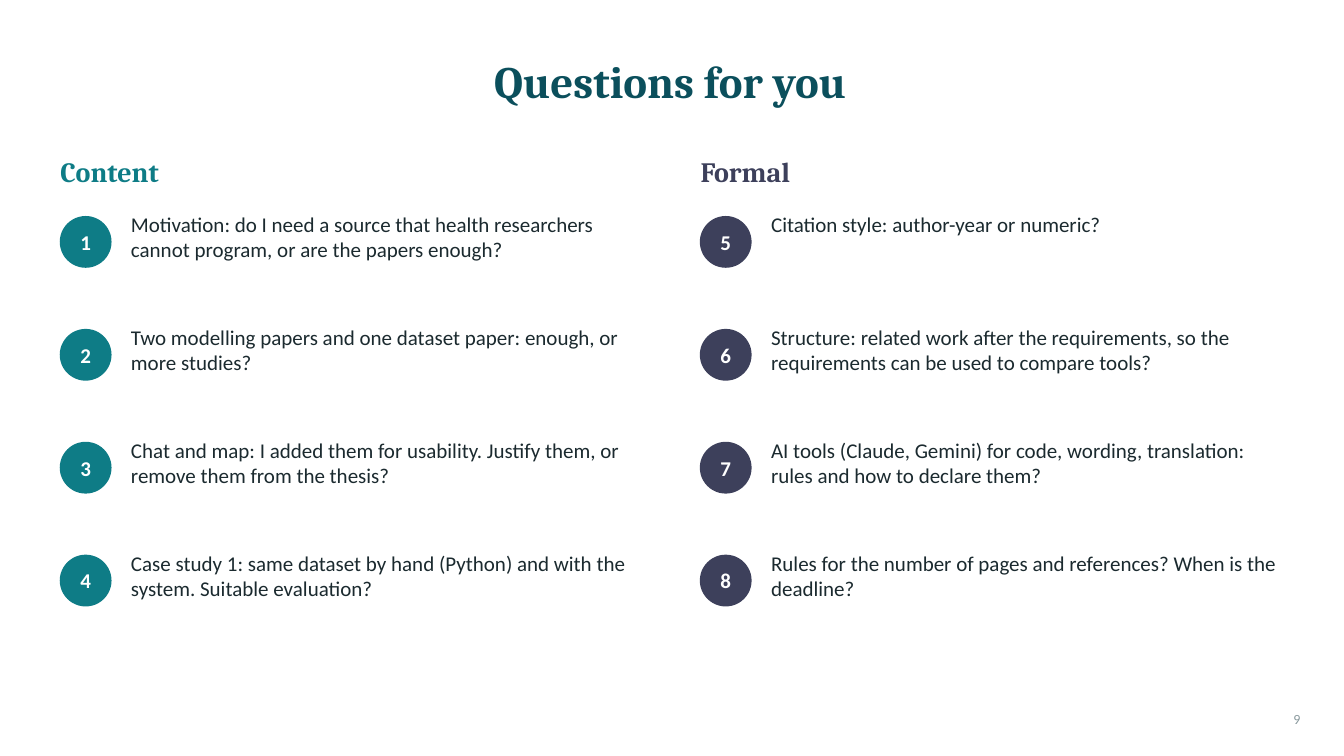
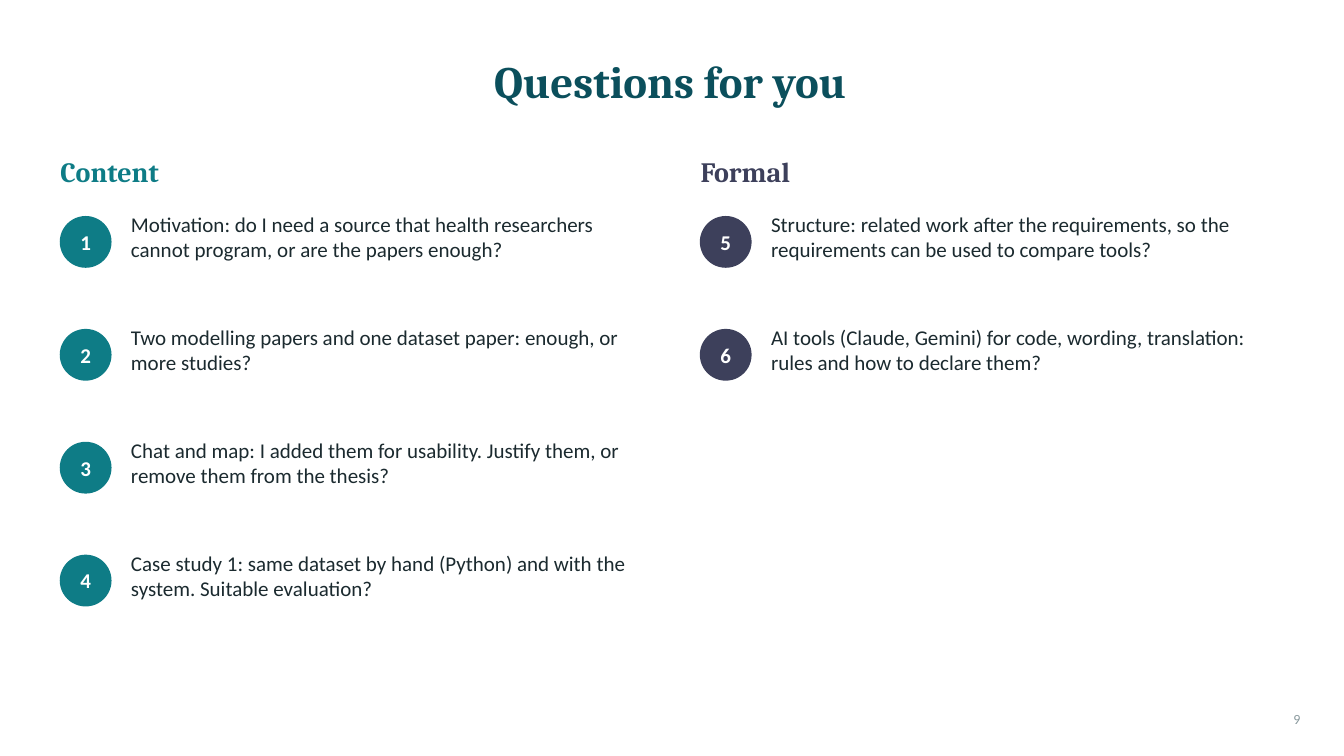
Before and after one commit to geohanibal/llm-climate-health, a slide deck: slide 9 of docs/thesis/supervisor_meetings/2026-11-02_presentation.pptx. Drawn at 1344x756 pixels with LibreOffice and Linux fonts; fonts in the diff are those of the drawing. Boxes give left, top, right and bottom in pixels: in the first picture for what was removed or moved away, otherwise in the second. Text is boxed around its words. In the diff, an @@ line names an element or a change of style, - is before the commit and + after.

```diff
--- a/docs/thesis/supervisor_meetings/2026-11-02_presentation.pptx
+++ b/docs/thesis/supervisor_meetings/2026-11-02_presentation.pptx
@@ text "Structure: related work after the ...": place and size @@
-text "Structure: related work after the ..." at [771,330,1229,374]
+text "Structure: related work after the ..." at [771,217,1229,261]
@@ text removed at [771,217,1100,236] @@
-Citation style: author-year or numeric?
@@ text "AI tools (Claude, Gemini) for ...": place and size @@
-text "AI tools (Claude, Gemini) for ..." at [771,443,1244,483]
+text "AI tools (Claude, Gemini) for ..." at [771,330,1244,370]
@@ ellipse removed at [701,443,751,493] @@
@@ text removed at [720,462,731,476] @@
-7
@@ ellipse removed at [701,556,751,606] @@
@@ text removed at [771,556,1275,596] @@
-Rules for the number of pages and references? When is the deadline?
@@ text removed at [720,573,731,588] @@
-8
```
Also in this commit, not shown: 2 other files.
